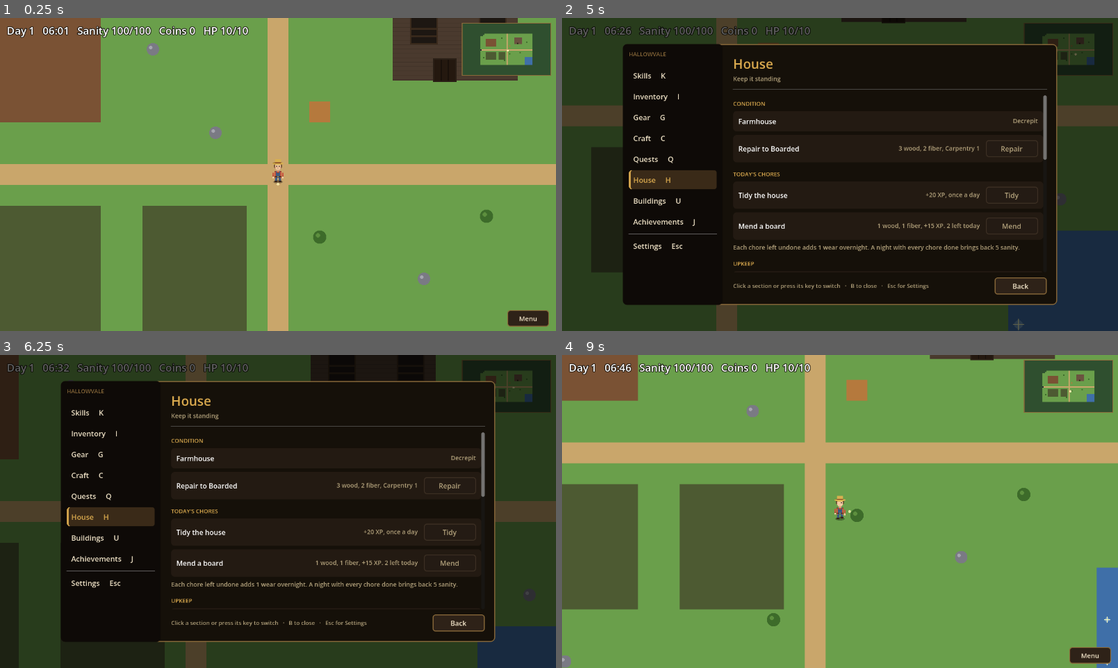
Above: before the commit, frames 1-4 (two rows, left to right).
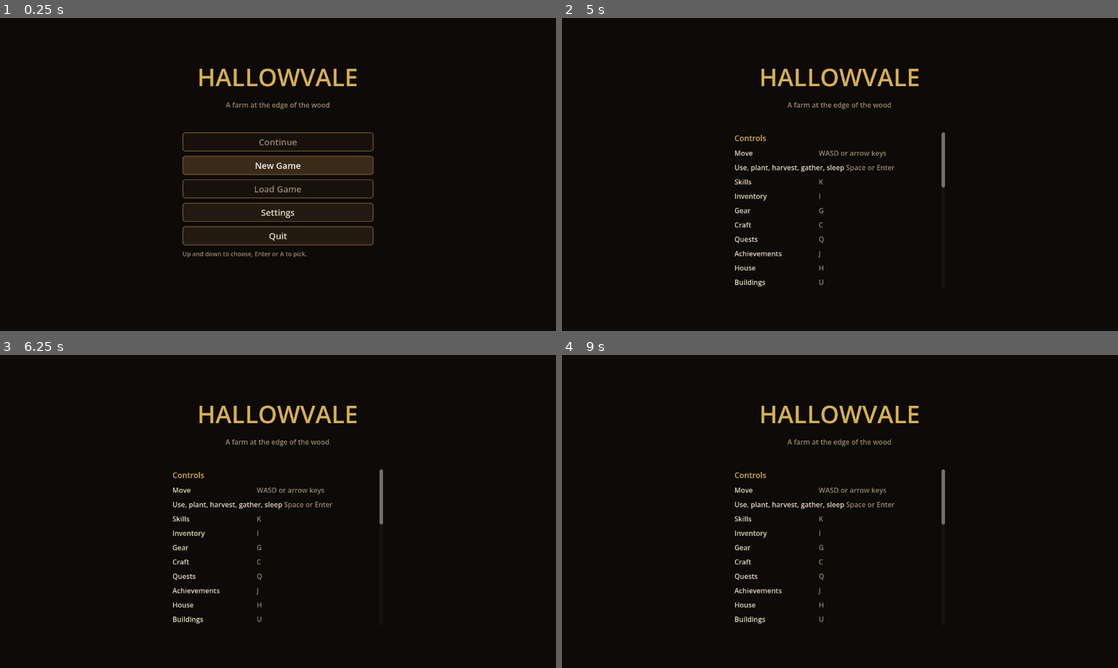
Above: after the commit, the same moments.

Repository: joshj1108/CrowCreekHollow
Game: Godot game, scene res://scenes/main.tscn
Same seed, same stepped clock (60 frames per second), same inputs: the game is played once before the commit and once after it.
Inputs (mouse positions are in pixels of both pictures, inside the frame that each line leads up to):
- Up to frame 1 (0.25 s): no input
- Up to frame 2 (5 s): click (840, 212) at 0.5 s, where only the run after the commit has a clickable "Settings"; click (1090, 318) at 1.25 s, where only the run before the commit has a clickable "Menu"; click (1017, 287) at 2 s, where only the run before the commit has a clickable "Back"; move the mouse to (962, 158) at 2.77 s; hold D (move_right) 2.78-3.53 s; tap H (house) at 2.85, 3.8, 4.55 s; click (962, 158) at 2.92 s; move the mouse to (728, 190) at 3.52 s; hold S (move_down) 3.53-4.28 s; tap J (achievements) at 3.6 s; move the mouse to (895, 105) at 4.27 s; hold D (move_right) from 4.28 s (still down); tap U (buildings) at 4.35 s
- Up to frame 3 (6.25 s): move the mouse to (250, 574) at 5.02 s; release D (move_right) at 5.03 s; hold W (move_up) 5.03-5.78 s; tap C (craft) at 5.1 s; click (250, 574) at 5.17 s; tap H (house) at 5.3, 6.05 s; move the mouse to (444, 558) at 5.77 s; hold A (move_left) from 5.78 s (still down); tap G (gear) at 5.85 s
- Up to frame 4 (9 s): tap Escape (settings) at 6.4 s; release A (move_left) at 6.5 s; click (1040, 624) at 6.5 s, where only the run before the commit has a clickable "Back"; move the mouse to (673, 464) at 7.27 s; hold A (move_left) 7.28-8.03 s; tap H (house) at 7.35, 8.3, 8.85 s; move the mouse to (867, 511) at 8.02 s; hold S (move_down) 8.03-8.78 s; tap Q (quests) at 8.1 s; click (867, 511) at 8.17 s; move the mouse to (756, 433) at 8.77 s; hold D (move_right) from 8.78 s (still down)

The runs differ from the first frame. In frame 1, 99% of the frame differs, in the area x 0-100%, y 0-100%; in frame 2, 38%; in frame 3, 35%; in frame 4, 100%.

Commit message:
Add a start screen with Continue, New Game, Load Game, and Settings
The game opens on a title screen. Continue loads the most recent save,
New Game and Load Game use three save slots (a used slot takes two
presses to overwrite), Settings lists the controls, and Quit exits. The
world is only built once a choice is made. Old single-slot saves are
moved into slot 1.

Co-Authored-By: Claude Haiku 5.5 <noreply@anthropic.com>
Claude-Session: https://claude.ai/code/session_016EvHBYyFANDWxunM27u84C

Diff:
--- a/scripts/main.gd
+++ b/scripts/main.gd
@@ -493,7 +493,9 @@
 const SLEEP_SANITY := 25.0
 const TIDY_SANITY := 10.0
 const COLLAPSE_SANITY_PENALTY := 5   # permanent cap reduction, curable with a cleanse
-const SAVE_PATH := "user://hallowvale_save.json"
+var save_slot := 1                  # which save slot this game reads and writes
+var world_started := false         # false while the start screen is up
+var title_menu: TitleMenu
 
 # Night events: picked by day so the nights vary. "shadow" says where it appears.
 const NIGHT_EVENTS := [
@@ -662,7 +664,22 @@
 	_build_map()
 	_generate_world()
 	_find_pond_edges()
-	var loaded := _load_game()
+	# The start screen comes first. The world is built once the player picks Continue, New Game, or a slot.
+	title_menu = TitleMenu.new()
+	title_menu.settings_rows = _settings_rows()
+	title_menu.start_requested.connect(_on_title_start)
+	title_menu.quit_requested.connect(func() -> void: get_tree().quit())
+	add_child(title_menu)
+
+
+func _save_path() -> String:
+	return TitleMenu.slot_path(save_slot)
+
+
+# Starts the world from the start screen: Continue or Load Game read the slot, New Game starts fresh.
+func _on_title_start(mode: String, slot: int) -> void:
+	save_slot = slot
+	var loaded := mode != "new" and _load_game()
 	if not loaded:
 		_respawn_brush()
 	_build_interior()
@@ -673,9 +690,16 @@
 	if loaded:
 		_restore_saved_state()
 		_show_message("Welcome back. Day %d." % day)
+	else:
+		_show_message("A new season begins. Day 1.")
+	world_started = true
+	title_menu.queue_free()
+	title_menu = null
 
 
 func _process(delta: float) -> void:
+	if not world_started:
+		return
 	if not in_cave and not _in_village():
 		var cam := camera.get_screen_center_position()
 		var cam_tile := Vector2i(floori(cam.x / PX), floori(cam.y / PX))
@@ -745,6 +769,8 @@
 
 
 func _draw() -> void:
+	if not world_started:
+		return
 	if in_cave:
 		_draw_cave()
 		return
@@ -4719,15 +4745,15 @@
 		"hens_fed_day": hens_fed_day,
 		"hen_unfed_days": hen_unfed_days,
 	}
-	var file := FileAccess.open(SAVE_PATH, FileAccess.WRITE)
+	var file := FileAccess.open(_save_path(), FileAccess.WRITE)
 	if file != null:
 		file.store_string(JSON.stringify(data))
 
 
 func _load_game() -> bool:
-	if not FileAccess.file_exists(SAVE_PATH):
+	if not FileAccess.file_exists(_save_path()):
 		return false
-	var parsed: Variant = JSON.parse_string(FileAccess.get_file_as_string(SAVE_PATH))
+	var parsed: Variant = JSON.parse_string(FileAccess.get_file_as_string(_save_path()))
 	if typeof(parsed) != TYPE_DICTIONARY:
 		return false
 	var data: Dictionary = parsed
--- /dev/null
+++ b/scripts/title_menu.gd
@@ -0,0 +1,250 @@
+class_name TitleMenu
+extends CanvasLayer
+
+## The start screen. It opens when the game launches: Continue the newest save, start a New Game
+## or Load Game from one of the save slots, look at Settings, or Quit. main.gd builds the world
+## once the player picks a choice; this screen only reports the choice.
+
+signal start_requested(mode: String, slot: int)
+signal quit_requested
+
+const SLOT_COUNT := 3
+const LEGACY_SAVE := "user://hallowvale_save.json"
+const COL_TEXT := Color("e8dcc0")
+const COL_GOLD := Color("d8b050")
+const COL_DIM := Color("9a8a6a")
+const COL_BUTTON := Color("231a12")
+const COL_BUTTON_HOVER := Color("3a2a18")
+const COL_BUTTON_DISABLED := Color("16110c")
+
+var settings_rows: Array = []   # the controls list, from main.gd
+var root_panel: Control
+var content: VBoxContainer
+var overwrite_armed := -1       # slot waiting for a second press in New Game
+
+
+static func slot_path(slot: int) -> String:
+	return "user://hallowvale_save_%d.json" % slot
+
+
+# Saves from before there were slots become slot 1, so an old save still loads.
+static func migrate_legacy_save() -> void:
+	if FileAccess.file_exists(LEGACY_SAVE) and not FileAccess.file_exists(slot_path(1)):
+		DirAccess.copy_absolute(LEGACY_SAVE, slot_path(1))
+
+
+static func slot_data(slot: int) -> Dictionary:
+	var path := slot_path(slot)
+	if not FileAccess.file_exists(path):
+		return {}
+	var parsed: Variant = JSON.parse_string(FileAccess.get_file_as_string(path))
+	return parsed if typeof(parsed) == TYPE_DICTIONARY else {}
+
+
+# The slot saved most recently, or -1 if there are no saves.
+static func newest_slot() -> int:
+	var best := -1
+	var best_time := -1
+	for slot in range(1, SLOT_COUNT + 1):
+		var path := slot_path(slot)
+		if FileAccess.file_exists(path):
+			var t := FileAccess.get_modified_time(path)
+			if t > best_time:
+				best_time = t
+				best = slot
+	return best
+
+
+func _ready() -> void:
+	layer = 10
+	root_panel = Control.new()
+	root_panel.set_anchors_preset(Control.PRESET_FULL_RECT)
+	add_child(root_panel)
+
+	var bg := ColorRect.new()
+	bg.color = Color("0d0a07")
+	bg.set_anchors_preset(Control.PRESET_FULL_RECT)
+	root_panel.add_child(bg)
+
+	var column := CenterContainer.new()
+	column.set_anchors_preset(Control.PRESET_FULL_RECT)
+	root_panel.add_child(column)
+
+	var box := VBoxContainer.new()
+	box.add_theme_constant_override("separation", 14)
+	box.custom_minimum_size = Vector2(420, 0)
+	column.add_child(box)
+
+	var title := Label.new()
+	title.text = "HALLOWVALE"
+	title.horizontal_alignment = HORIZONTAL_ALIGNMENT_CENTER
+	title.add_theme_font_size_override("font_size", 56)
+	title.add_theme_color_override("font_color", COL_GOLD)
+	box.add_child(title)
+
+	var tagline := Label.new()
+	tagline.text = "A farm at the edge of the wood"
+	tagline.horizontal_alignment = HORIZONTAL_ALIGNMENT_CENTER
+	tagline.add_theme_color_override("font_color", COL_DIM)
+	box.add_child(tagline)
+
+	var spacer := Control.new()
+	spacer.custom_minimum_size = Vector2(0, 24)
+	box.add_child(spacer)
+
+	# The options sit in a scroll box, so a long list such as the controls stays on screen.
+	var scroll := ScrollContainer.new()
+	scroll.custom_minimum_size = Vector2(440, 360)
+	scroll.horizontal_scroll_mode = ScrollContainer.SCROLL_MODE_DISABLED
+	box.add_child(scroll)
+
+	content = VBoxContainer.new()
+	content.add_theme_constant_override("separation", 10)
+	content.size_flags_horizontal = Control.SIZE_EXPAND_FILL
+	scroll.add_child(content)
+
+	migrate_legacy_save()
+	show_title()
+
+
+func show_title() -> void:
+	_clear()
+	overwrite_armed = -1
+	var newest := newest_slot()
+	_add_button("Continue", newest >= 0, func() -> void: start_requested.emit("continue", newest))
+	_add_button("New Game", true, func() -> void: _show_slots("new"))
+	_add_button("Load Game", newest >= 0, func() -> void: _show_slots("load"))
+	_add_button("Settings", true, _show_settings)
+	_add_button("Quit", true, func() -> void: quit_requested.emit())
+	_add_hint("Up and down to choose, Enter or A to pick.")
+	_focus_first()
+
+
+func _show_slots(mode: String) -> void:
+	_clear()
+	var heading := "Choose a slot for the new game" if mode == "new" else "Load a game"
+	_add_heading(heading)
+	for slot in range(1, SLOT_COUNT + 1):
+		var data := slot_data(slot)
+		var text := _slot_text(slot, data)
+		if mode == "new":
+			var slot_number := slot
+			if data.is_empty():
+				_add_button(text, true, func() -> void: start_requested.emit("new", slot_number))
+			else:
+				_add_button(text, true, func() -> void: _arm_overwrite(slot_number))
+		else:
+			_add_button(text, not data.is_empty(), func() -> void: start_requested.emit("load", slot))
+	_add_button("Back", true, show_title)
+	_focus_first()
+
+
+# Starting over in a used slot takes two presses, so a save isn't lost by accident.
+func _arm_overwrite(slot: int) -> void:
+	if overwrite_armed != slot:
+		overwrite_armed = slot
+		_show_slots_refresh_armed(slot)
+		return
+	start_requested.emit("new", slot)
+
+
+func _show_slots_refresh_armed(slot: int) -> void:
+	_show_slots("new")
+	for child in content.get_children():
+		var button := child as Button
+		if button != null and button.text.begins_with("Slot %d:" % slot):
+			button.text = "Slot %d: press again to overwrite" % slot
+	_focus_first()
+
+
+func _show_settings() -> void:
+	_clear()
+	for row in settings_rows:
+		if row.has("section"):
+			_add_heading(str(row["section"]))
+		elif row.has("note"):
+			_add_hint(str(row["note"]))
+		elif row.has("name"):
+			var line := HBoxContainer.new()
+			var name_label := Label.new()
+			name_label.text = str(row["name"])
+			name_label.custom_minimum_size = Vector2(190, 0)
+			name_label.add_theme_color_override("font_color", COL_TEXT)
+			line.add_child(name_label)
+			var value_label := Label.new()
+			value_label.text = str(row.get("value", ""))
+			value_label.add_theme_color_override("font_color", COL_DIM)
+			value_label.autowrap_mode = TextServer.AUTOWRAP_WORD
+			value_label.custom_minimum_size = Vector2(220, 0)
+			line.add_child(value_label)
+			content.add_child(line)
+	_add_button("Back", true, show_title)
+	_focus_first()
+
+
+func _slot_text(slot: int, data: Dictionary) -> String:
+	if data.is_empty():
+		return "Slot %d: empty" % slot
+	var stages := ["Decrepit", "Boarded", "Patched", "Restored"]
+	var stage := clampi(int(data.get("house_stage", 0)), 0, stages.size() - 1)
+	return "Slot %d: day %d, %d coins, house %s" % [slot, int(data.get("day", 1)), int(data.get("money", 0)), stages[stage]]
+
+
+func _clear() -> void:
+	for child in content.get_children():
+		content.remove_child(child)
+		child.queue_free()
+
+
+func _add_button(text: String, enabled: bool, on_press: Callable) -> void:
+	var button := Button.new()
+	button.text = text
+	button.disabled = not enabled
+	button.custom_minimum_size = Vector2(420, 44)
+	button.add_theme_font_size_override("font_size", 20)
+	button.add_theme_color_override("font_color", COL_TEXT)
+	button.add_theme_color_override("font_disabled_color", COL_DIM)
+	button.add_theme_stylebox_override("normal", _box(COL_BUTTON))
+	button.add_theme_stylebox_override("hover", _box(COL_BUTTON_HOVER))
+	button.add_theme_stylebox_override("focus", _box(COL_BUTTON_HOVER))
+	button.add_theme_stylebox_override("pressed", _box(COL_BUTTON_HOVER))
+	button.add_theme_stylebox_override("disabled", _box(COL_BUTTON_DISABLED))
+	if enabled:
+		button.pressed.connect(on_press)
+	content.add_child(button)
+
+
+func _add_heading(text: String) -> void:
+	var label := Label.new()
+	label.text = text
+	label.add_theme_color_override("font_color", COL_GOLD)
+	label.add_theme_font_size_override("font_size", 18)
+	content.add_child(label)
+
+
+func _add_hint(text: String) -> void:
+	var label := Label.new()
+	label.text = text
+	label.autowrap_mode = TextServer.AUTOWRAP_WORD
+	label.custom_minimum_size = Vector2(420, 0)
+	label.add_theme_color_override("font_color", COL_DIM)
+	label.add_theme_font_size_override("font_size", 14)
+	content.add_child(label)
+
+
+func _box(color: Color) -> StyleBoxFlat:
+	var sb := StyleBoxFlat.new()
+	sb.bg_color = color
+	sb.border_color = Color("6b4f2a")
+	sb.set_border_width_all(2)
+	sb.set_corner_radius_all(6)
+	sb.set_content_margin_all(8)
+	return sb
+
+
+func _focus_first() -> void:
+	for child in content.get_children():
+		var button := child as Button
+		if button != null and not button.disabled:
+			button.grab_focus.call_deferred()
+			return
Not shown, added: scripts/title_menu.gd.uid
Not shown, changed: DESIGN.md
